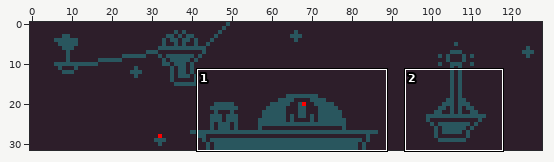
Sprite sheet: chunks/sky/ic1.png. The picture above shows the old version from afar; the outline marks the close-up.
Close-up. Before the commit:
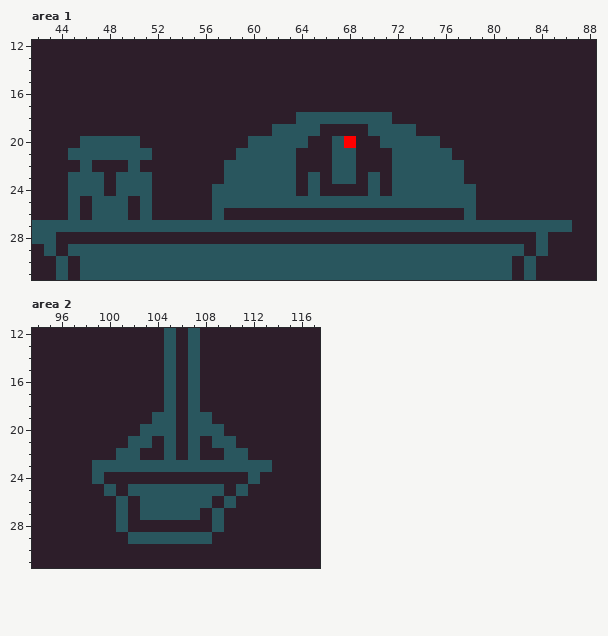
The file is 128x32 pixels. Shown: area 1: x 42..88, y 12..31; area 2: x 94..117, y 12..31. The commit also changed other parts of the picture, which this record leaves out.
New version:
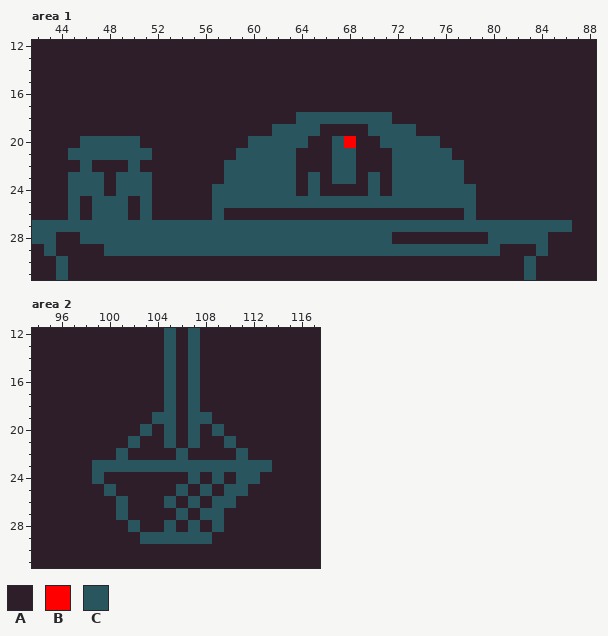
Palette (. is transparent): A #2d1e2a  B #ff0000  C #29565e
Diff:
{"where": "area 1"}
{"y":28,"x":46,"old":"AAAAAAAAAAAAAAAAAAAAAAAAAA","new":"CCCCCCCCCCCCCCCCCCCCCCCCCC"}
{"y":28,"x":80,"old":"AAAA","new":"CCCC"}
{"y":29,"x":45,"old":"CCC","new":"AAA"}
{"y":29,"x":81,"old":"CC","new":"AA"}
{"y":30,"x":46,"old":"CCCCCCCCCCCCCCCCCCCCCCCCCCCCCCCCCCCC","new":"AAAAAAAAAAAAAAAAAAAAAAAAAAAAAAAAAAAA"}
{"y":31,"x":46,"old":"CCCCCCCCCCCCCCCCCCCCCCCCCCCCCCCCCCCC","new":"AAAAAAAAAAAAAAAAAAAAAAAAAAAAAAAAAAAA"}
{"where": "area 2"}
{"y":20,"x":104,"old":"C","new":"A"}
{"y":20,"x":108,"old":"C","new":"A"}
{"y":21,"x":103,"old":"C","new":"A"}
{"y":21,"x":109,"old":"C","new":"A"}
{"y":22,"x":102,"old":"C","new":"A"}
{"y":22,"x":105,"old":"CAC","new":"ACA"}
{"y":22,"x":110,"old":"C","new":"A"}
{"y":24,"x":107,"old":"A","new":"C"}
{"y":24,"x":109,"old":"A","new":"C"}
{"y":24,"x":111,"old":"A","new":"C"}
{"y":25,"x":102,"old":"CCCC","new":"AAAA"}
{"y":25,"x":107,"old":"C","new":"A"}
{"y":25,"x":109,"old":"CA","new":"AC"}
{"y":26,"x":103,"old":"CC","new":"AA"}
{"y":26,"x":106,"old":"C","new":"A"}
{"y":26,"x":108,"old":"CA","new":"AC"}
{"y":27,"x":103,"old":"CCC","new":"AAA"}
{"y":27,"x":107,"old":"CA","new":"AC"}
{"y":28,"x":101,"old":"CA","new":"AC"}
{"y":28,"x":105,"old":"A","new":"C"}
{"y":28,"x":107,"old":"A","new":"C"}
{"y":29,"x":102,"old":"C","new":"A"}
